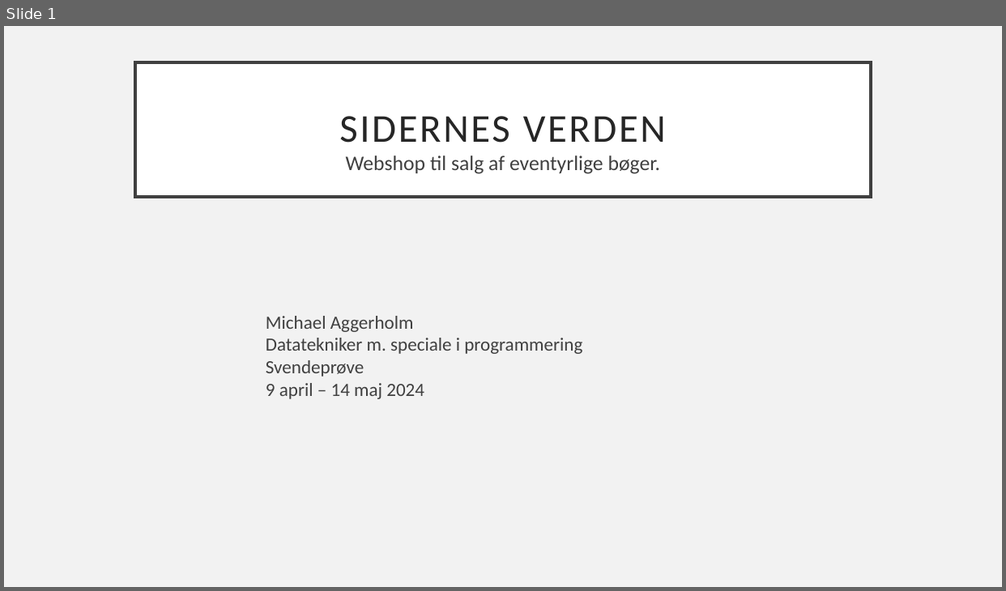
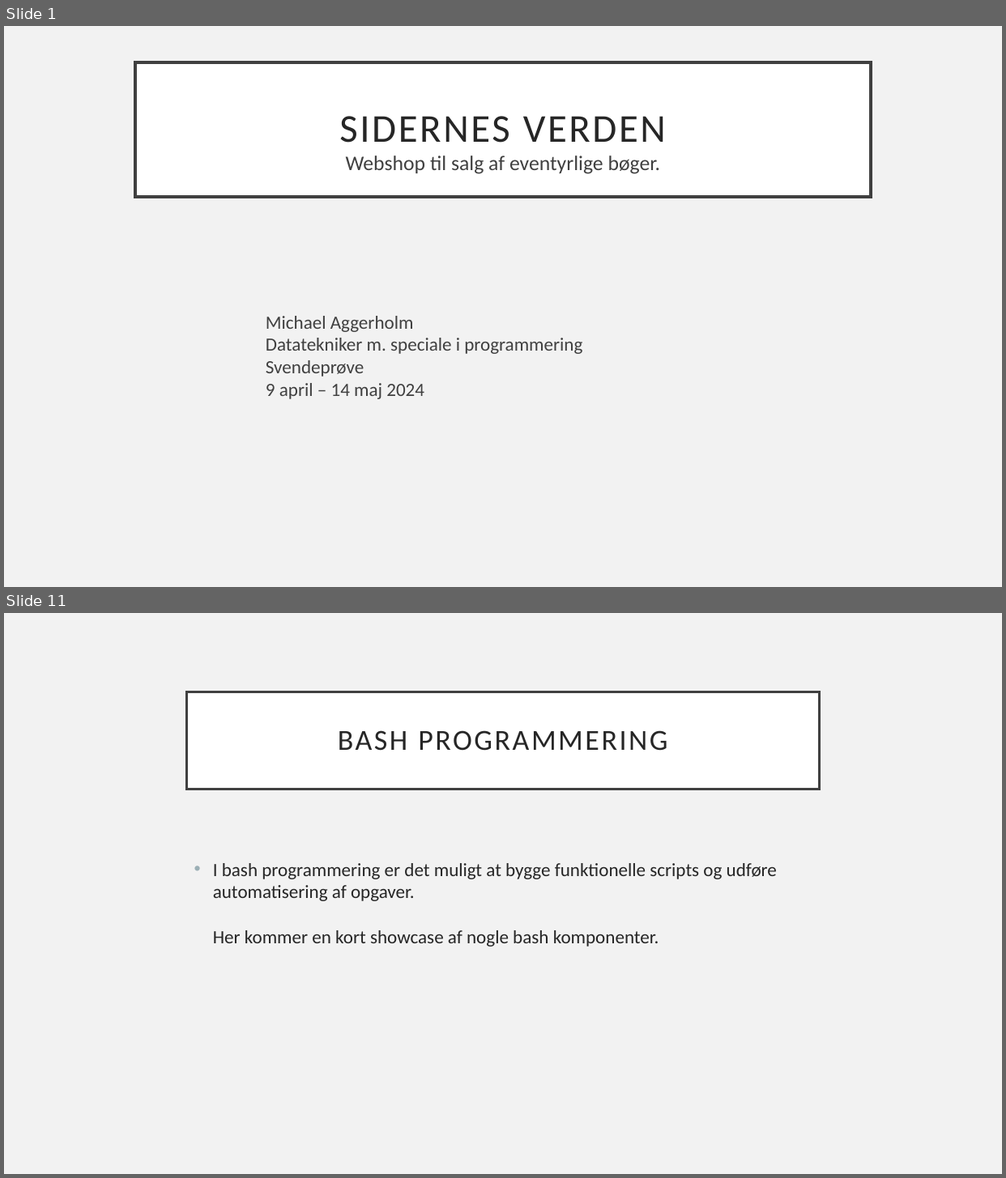
Before and after one commit to MichaelAggerholm/Apprentice_Test, a slide deck: Assets/Documents/Præsentation-sidernesVerden.pptx. Shown one above the other, each under a label of ours: slide 1 before the commit, slides 1 and 11 after it; the slides between them are not shown. The pictures are 1006x591 and 1006x1178 pixels, drawn with LibreOffice and Linux fonts; fonts in the diff are those of the drawing. Boxes give left, top, right and bottom in pixels: in the first picture for what was removed or moved away, otherwise in the second. Text is boxed around its words. In the diff, an @@ line names an element or a change of style, - is before the commit and + after.

```diff
--- a/Assets/Documents/Præsentation-sidernesVerden.pptx
+++ b/Assets/Documents/Præsentation-sidernesVerden.pptx
@@ slide 11 added at <box>4,613,1002,1174</box>, background #F2F2F2 @@
@@ title added at <box>187,692,819,789</box>, fill #FFFFFF, outline #404040 2.5 pt, 28 pt, text #262626 @@
+BASH PROGRAMMERING
@@ text added at <box>213,863,777,947</box>, 18 pt, text #262626 @@
+• I bash programmering er det muligt at bygge funktionelle scripts og udføre automatisering af opgaver.
+  Her kommer en kort showcase af nogle bash komponenter.
```
Also in this commit, not shown: 10 other slides added, 2 slides removed.
